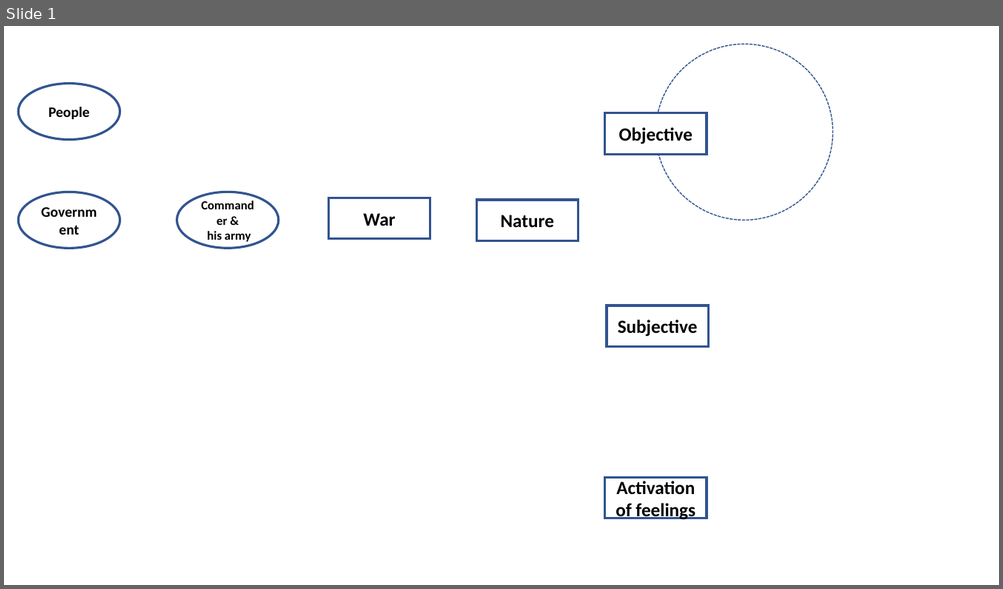
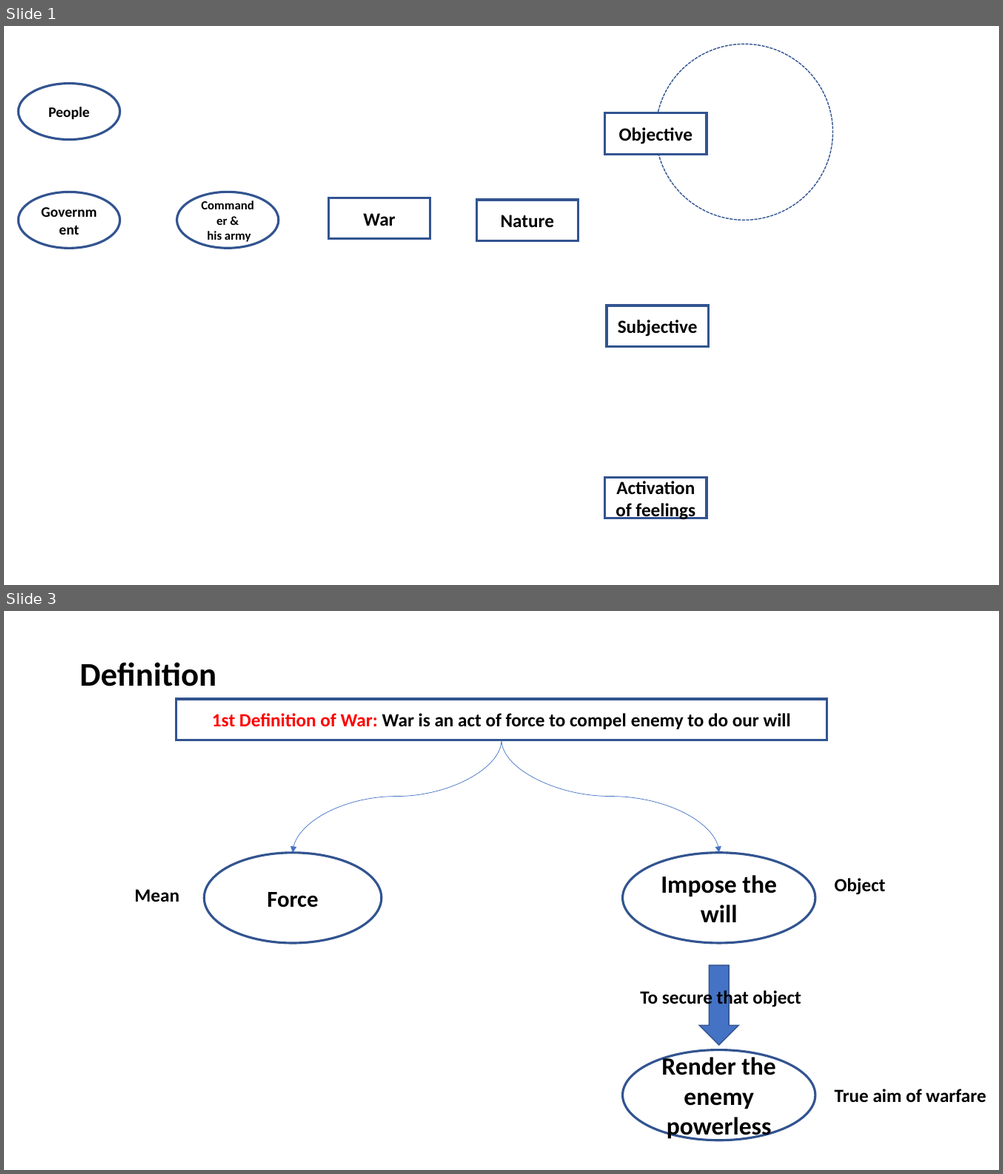
Before and after one commit to GurkanGitHub/PhD, a slide deck: onWar.pptx. Shown one above the other, each under a label of ours: slide 1 before the commit, slides 1 and 3 after it; the slides between them are not shown. The pictures are 1003x589 and 1003x1174 pixels, drawn with LibreOffice and Linux fonts; fonts in the diff are those of the drawing. Boxes give left, top, right and bottom in pixels: in the first picture for what was removed or moved away, otherwise in the second. Text is boxed around its words. In the diff, an @@ line names an element or a change of style, - is before the commit and + after.

```diff
--- a/onWar.pptx
+++ b/onWar.pptx
@@ slide 3 added at bbox=[4, 611, 999, 1170], background #FFFFFF @@
@@ title added at bbox=[79, 662, 216, 686], 32 pt, text #000000, bold @@
+Definition
@@ rectangle added at bbox=[176, 699, 826, 740], fill #FFFFFF, outline #325491 2.25 pt, 18 pt, text #000000, bold @@
+1st Definition of War: War is an act of force to compel enemy to do our will
@@ curved arrow added from (502, 740) to (293, 853), #4472C4 0.5 pt @@
@@ curved arrow added from (502, 740) to (719, 853), #4472C4 0.5 pt @@
@@ ellipse added at bbox=[204, 853, 381, 943], fill #FFFFFF, outline #325491 2.25 pt, 22 pt, text #000000, bold @@
+Force
@@ ellipse added at bbox=[623, 853, 815, 943], fill #FFFFFF, outline #325491 2.25 pt, 24 pt, text #000000, bold @@
+Impose the will
@@ text added at bbox=[134, 889, 179, 902], 18 pt, text #000000, bold @@
+Mean
@@ text added at bbox=[834, 878, 885, 895], 18 pt, text #000000, bold @@
+Object
@@ down arrow added at bbox=[700, 965, 739, 1045], fill #4472C4, outline #325491 1 pt @@
@@ text added at bbox=[640, 988, 800, 1008], 18 pt, text #000000, bold @@
+To secure that object
@@ ellipse added at bbox=[623, 1051, 815, 1141], fill #FFFFFF, outline #325491 2.25 pt, 24 pt, text #000000, bold @@
+Render the enemy powerless
@@ text added at bbox=[834, 1089, 985, 1103], 18 pt, text #000000, bold @@
+True aim of warfare
```
Also in this commit, not shown: 1 slide changed, 1 other slide added, 1 other file.
